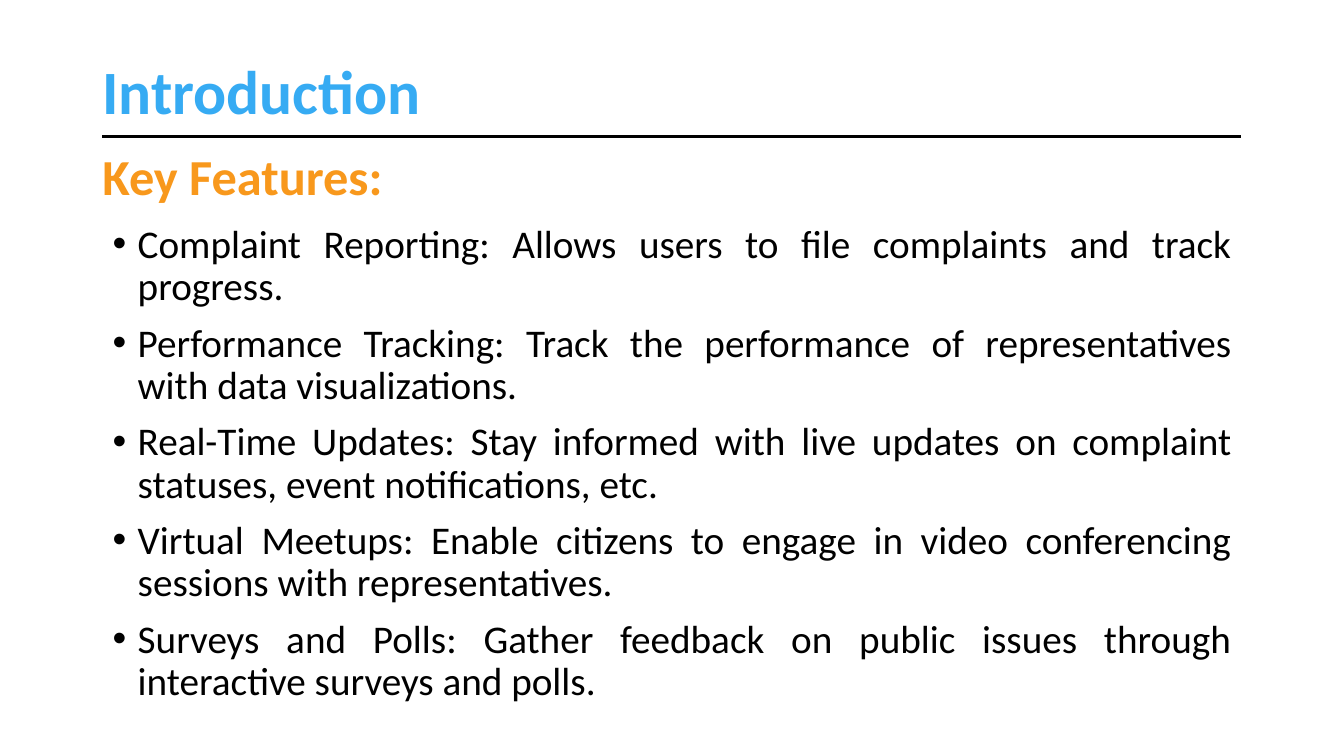
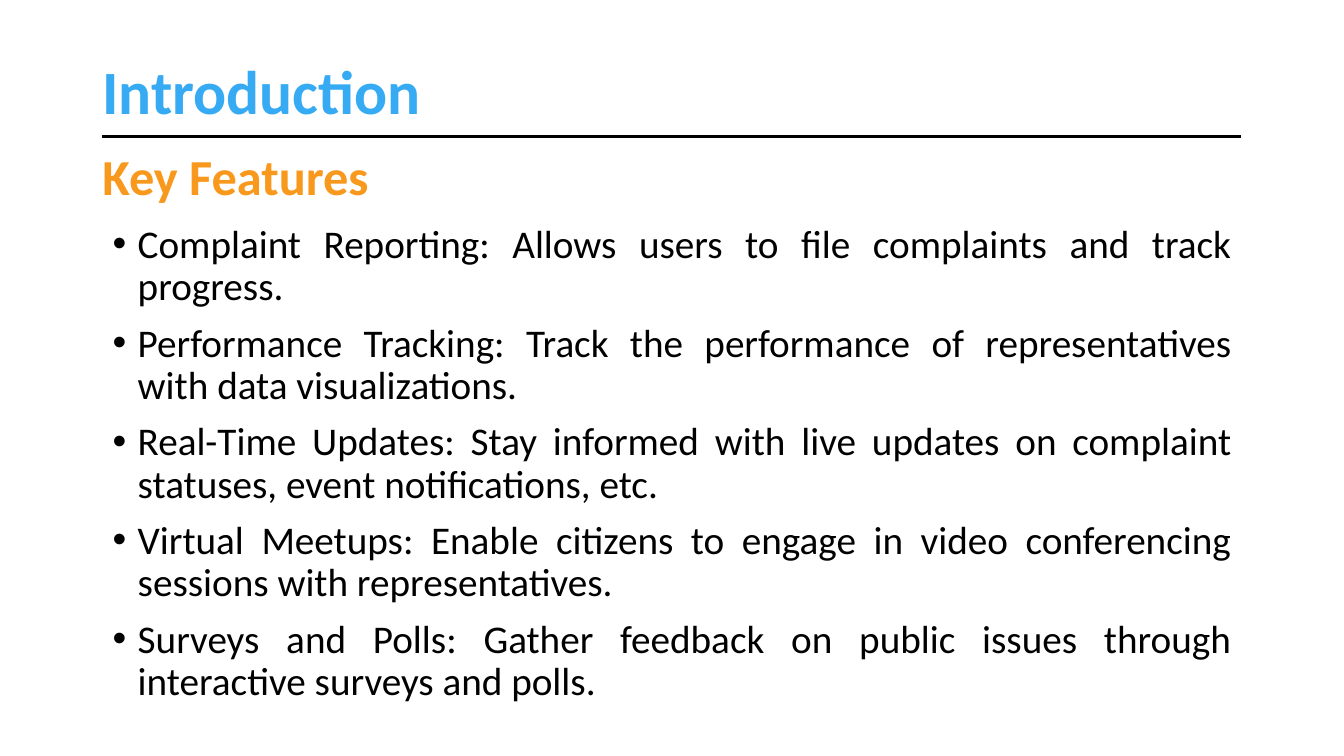
Before and after one commit to muhammadahsanmirza/fyp-constituency-connect, a slide deck: slide 5 of 4- Idea Evaluation/Idea Evaluation Slides - Working Draft.pptx. Drawn at 1344x756 pixels with LibreOffice and Linux fonts; fonts in the diff are those of the drawing. Boxes give left, top, right and bottom in pixels: in the first picture for what was removed or moved away, otherwise in the second. Text is boxed around its words. In the diff, an @@ line names an element or a change of style, - is before the commit and + after.

```diff
--- a/4- Idea Evaluation/Idea Evaluation Slides - Working Draft.pptx
+++ b/4- Idea Evaluation/Idea Evaluation Slides - Working Draft.pptx
@@ text at bbox=[102, 162, 368, 203]: text changed @@
-Key Features:
+Key Features
```
Also in this commit, not shown: 1 other slide changed, 2 slides added.
